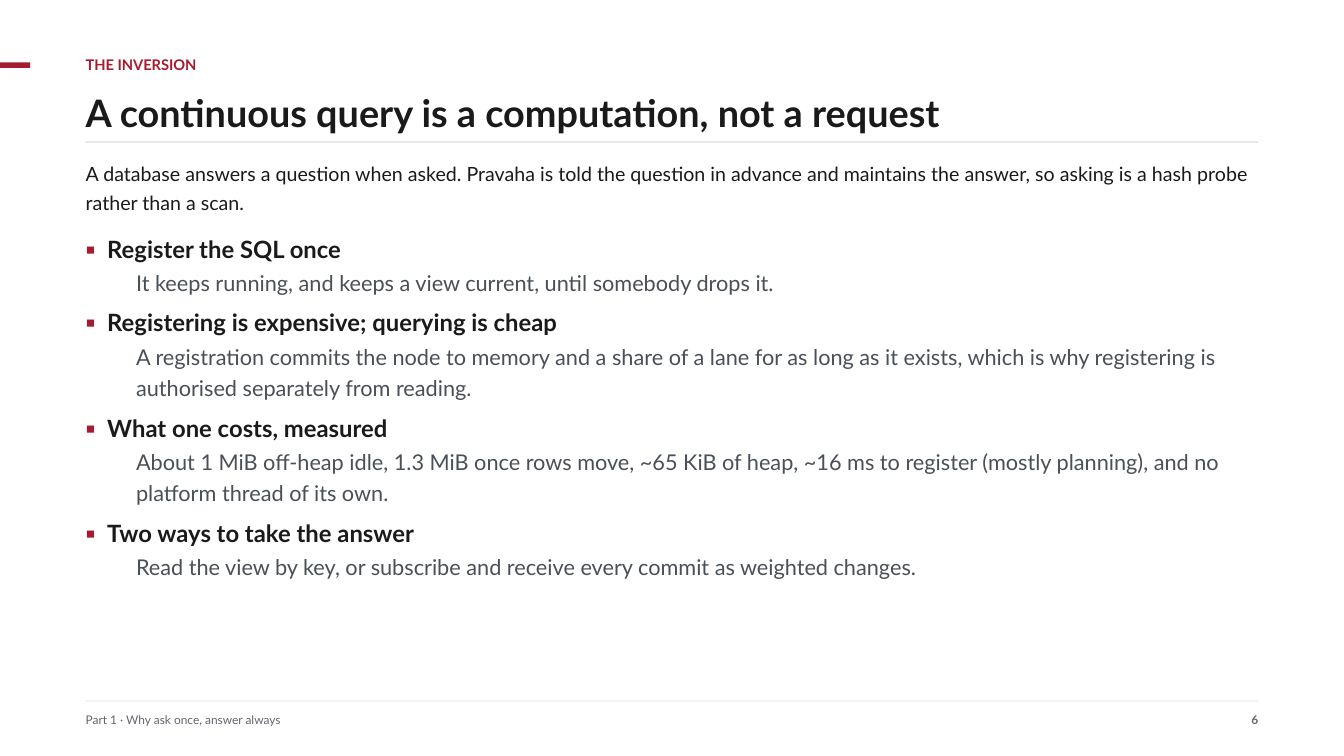
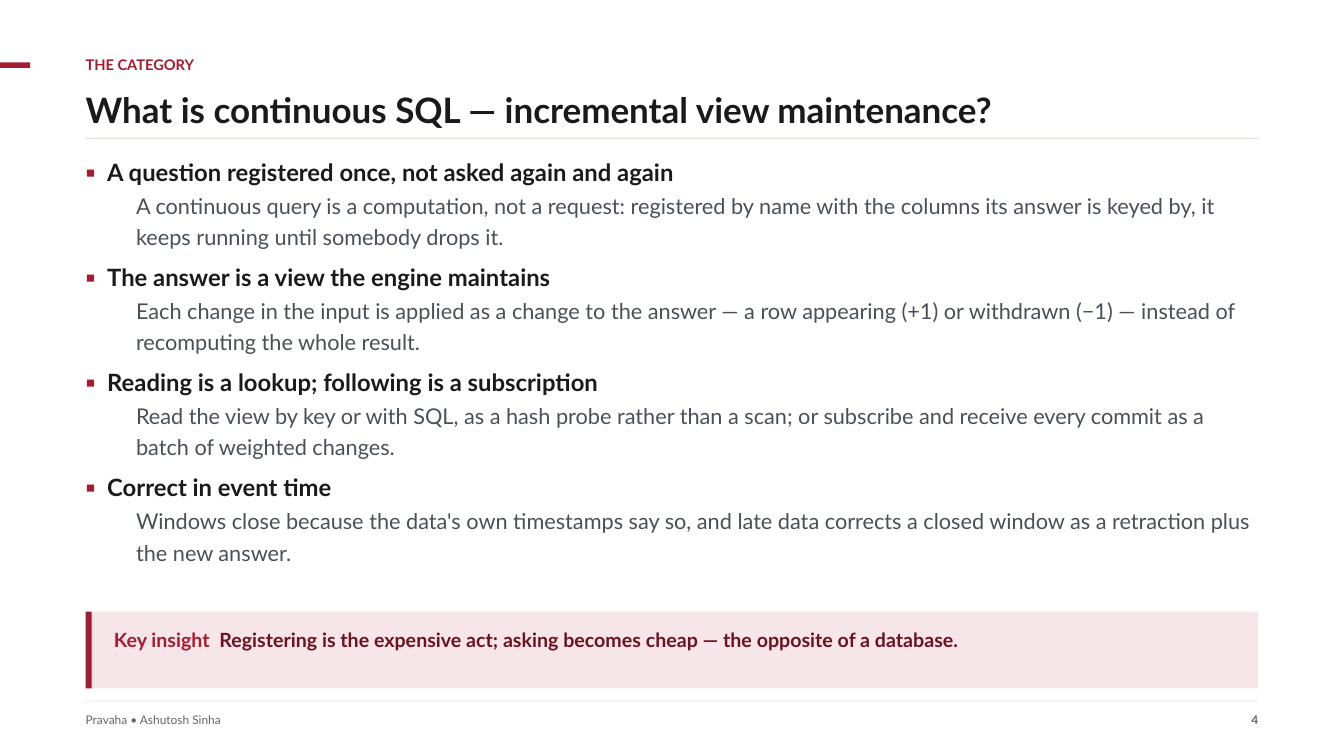
Before and after one commit to ajsinha/pravaha, a slide deck: slide 4 of docs/publications/Pravaha-Continuous-SQL-Engine-Design-and-Evidence.pptx (slide 6 before the commit). Drawn at 1344x756 pixels with LibreOffice and Linux fonts; fonts in the diff are those of the drawing. Boxes give left, top, right and bottom in pixels: in the first picture for what was removed or moved away, otherwise in the second. Text is boxed around its words. In the diff, an @@ line names an element or a change of style, - is before the commit and + after.

```diff
--- a/docs/publications/Pravaha-Continuous-SQL-Engine-Design-and-Evidence.pptx
+++ b/docs/publications/Pravaha-Continuous-SQL-Engine-Design-and-Evidence.pptx
@@ text at bbox=[86, 59, 194, 70]: text changed @@
-THE INVERSION
+THE CATEGORY
@@ text at bbox=[86, 97, 991, 128]: text changed; size 27 to 25 pt @@
-A continuous query is a computation, not a request
+What is continuous SQL — incremental view maintenance?
@@ text removed at bbox=[86, 166, 1247, 210] @@
-A database answers a question when asked. Pravaha is told the question in advance and maintains the answer, so asking is a hash probe rather than a scan.
@@ text added at bbox=[107, 163, 1250, 561], 15.5 pt, text #4A5058 @@
+▪ A question registered once, not asked again and again
+  A continuous query is a computation, not a request: registered by name with the columns its answer is keyed by, it keeps running until somebody drops it.
+▪ The answer is a view the engine maintains
+  Each change in the input is applied as a change to the answer — a row appearing (+1) or withdrawn (−1) — instead of recomputing the whole result.
+▪ Reading is a lookup; following is a subscription
+  Read the view by key or with SQL, as a hash probe rather than a scan; or subscribe and receive every commit as a batch of weighted changes.
+▪ Correct in event time
+  Windows close because the data's own timestamps say so, and late data corrects a closed window as a retraction plus the new answer.
@@ text removed at bbox=[107, 240, 1218, 579] @@
-▪ Register the SQL once
-  It keeps running, and keeps a view current, until somebody drops it.
-▪ Registering is expensive; querying is cheap
-  A registration commits the node to memory and a share of a lane for as long as it exists, which is why registering is authorised separately from reading.
-▪ What one costs, measured
-  About 1 MiB off-heap idle, 1.3 MiB once rows move, ~65 KiB of heap, ~16 ms to register (mostly planning), and no platform thread of its own.
-▪ Two ways to take the answer
-  Read the view by key, or subscribe and receive every commit as weighted changes.
@@ rectangle added at bbox=[86, 612, 1258, 689], fill #F6E6E9 @@
@@ rectangle added at bbox=[86, 612, 92, 689], fill #A51C30 @@
@@ text added at bbox=[114, 632, 958, 651], 14 pt, text #6E1120, bold @@
+Key insight Registering is the expensive act; asking becomes cheap — the opposite of a database.
@@ text at bbox=[86, 715, 220, 724]: text changed @@
-Part 1 · Why ask once, answer always
+Pravaha • Ashutosh Sinha
@@ text at bbox=[1251, 715, 1258, 724]: text changed @@
-6
+4
```
Also in this commit, not shown: 17 other slides changed, 38 slides added, 81 slides removed, 11 other files.
